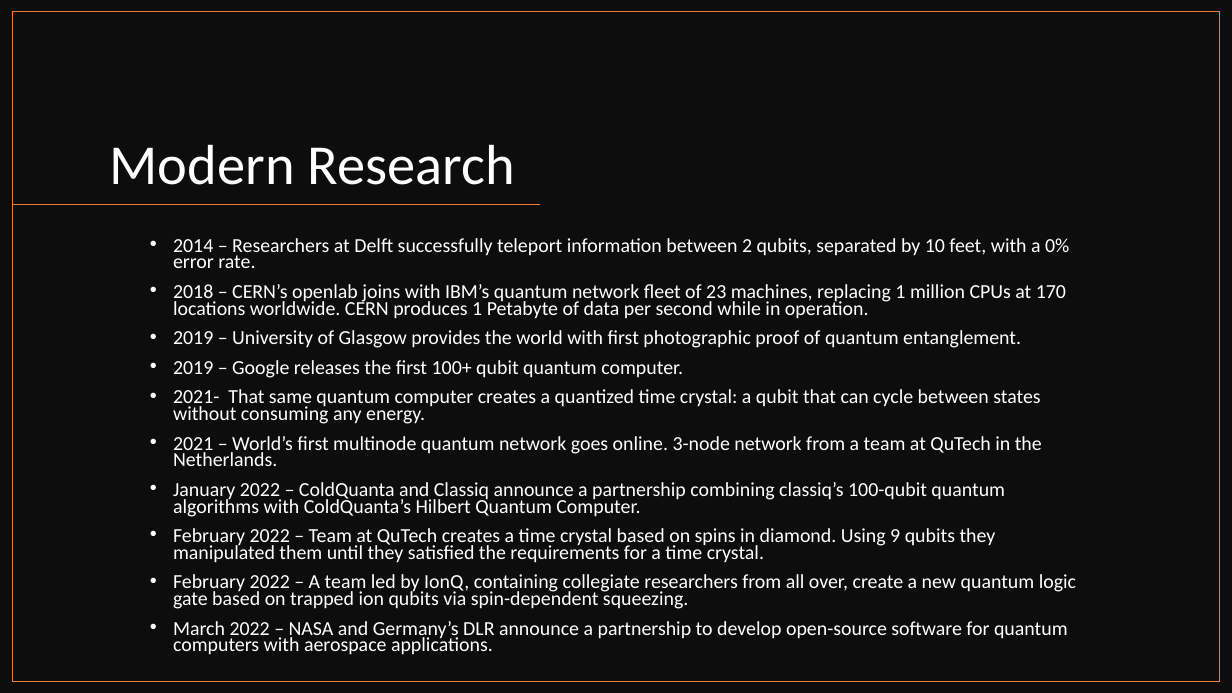
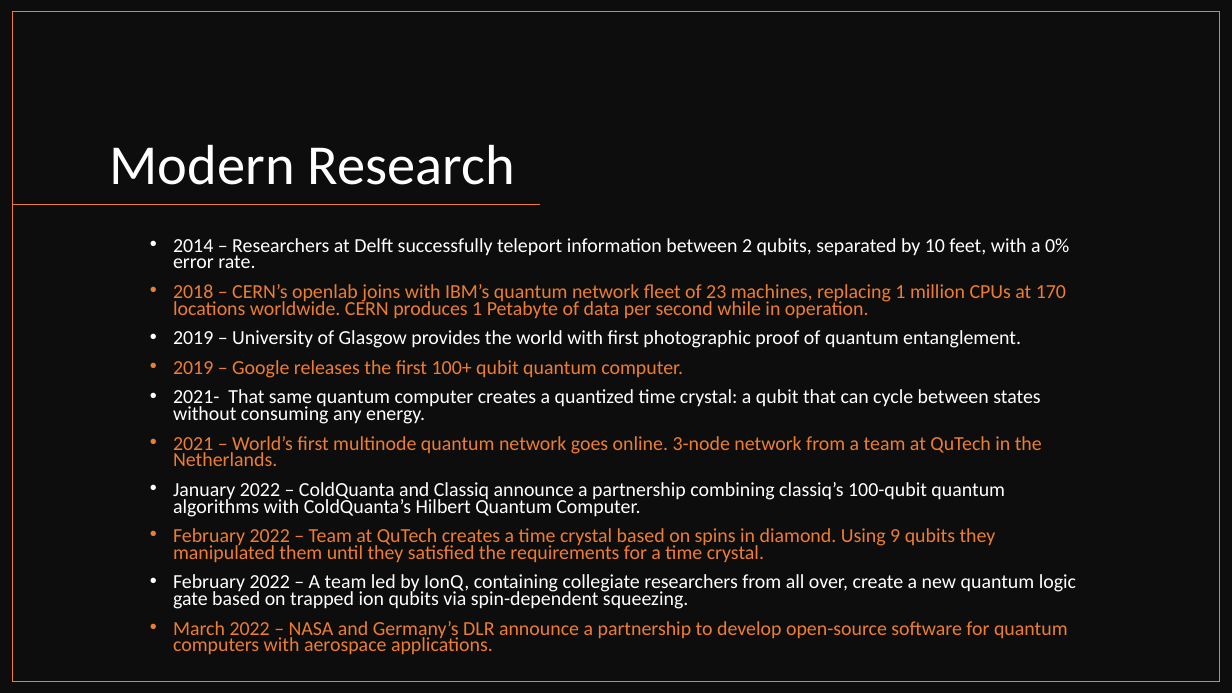
Before and after one commit to CIDS-484-Spring-2022/Quantum-Computing, a slide deck: slide 17 of Quantum PP.pptx. Drawn at 1232x693 pixels with LibreOffice and Linux fonts; fonts in the diff are those of the drawing. Boxes give left, top, right and bottom in pixels: in the first picture for what was removed or moved away, otherwise in the second. Text is boxed around its words. In the diff, an @@ line names an element or a change of style, - is before the commit and + after.

```diff
--- a/Quantum PP.pptx
+++ b/Quantum PP.pptx
@@ text at (173,284,1068,655): text colour #FFFFFF to #ED7D31 in "2018 – CERN’s openlab joins with IBM’s ...", "2019 – Google releases the first 100+ ...", "2021 – World’s first multinode quantum network ...", "February 2022 – Team at QuTech creates ..." and 1 more places @@
```
Also in this commit, not shown: 6 other slides changed.
